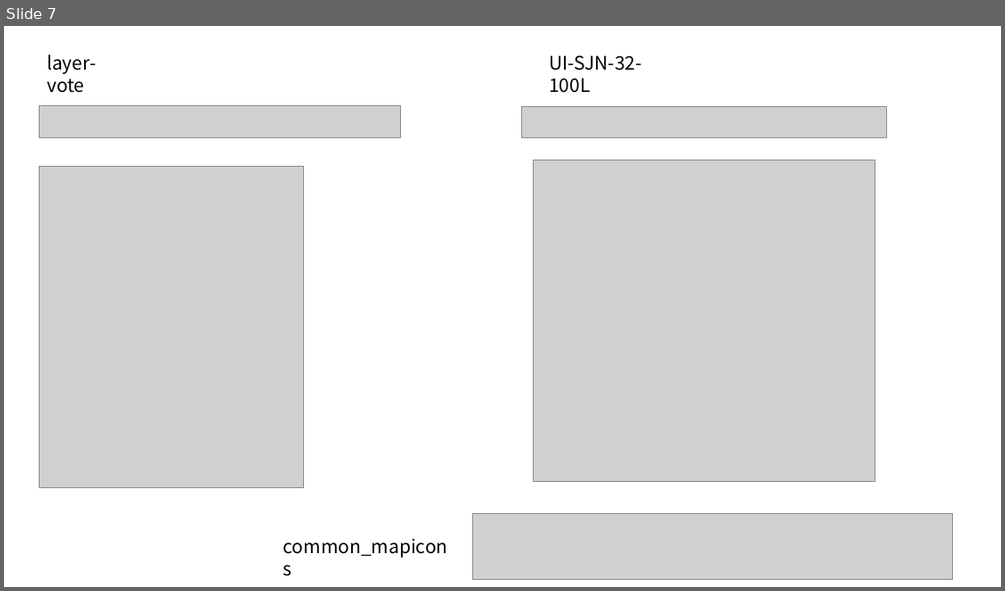
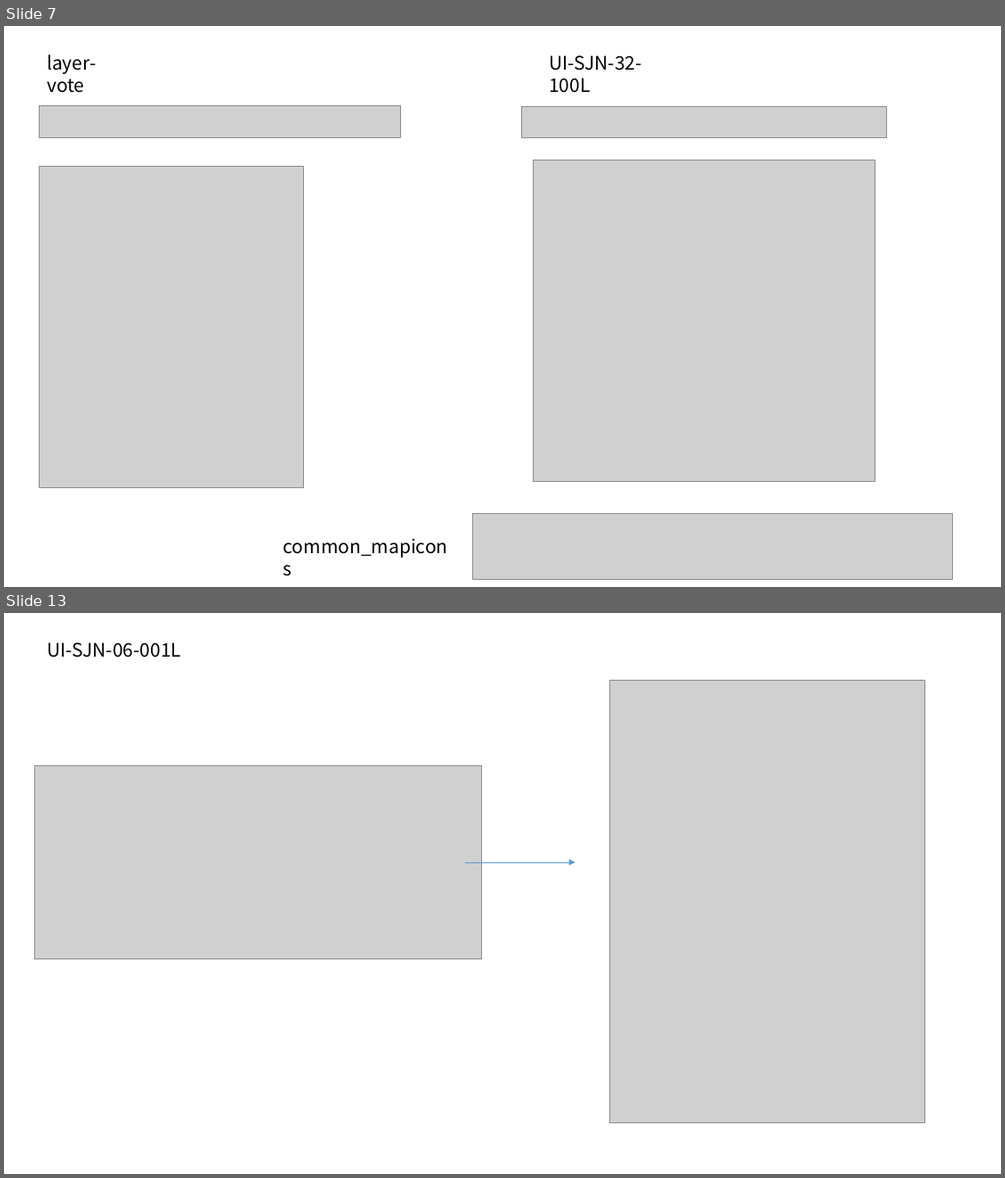
Before and after one commit to jeoungGyy/sejong, a slide deck: ppt/04-03.pptx. Shown one above the other, each under a label of ours: slide 7 before the commit, slides 7 and 13 after it; the slides between them are not shown. The pictures are 1005x591 and 1005x1178 pixels, drawn with LibreOffice and Linux fonts; fonts in the diff are those of the drawing; grey boxes stand for pictures. Boxes give left, top, right and bottom in pixels: in the first picture for what was removed or moved away, otherwise in the second. Text is boxed around its words. In the diff, an @@ line names an element or a change of style, - is before the commit and + after.

```diff
--- a/ppt/04-03.pptx
+++ b/ppt/04-03.pptx
@@ slide 13 added at (4, 613, 1001, 1174), background #FFFFFF @@
@@ text added at (47, 642, 181, 657), 18 pt, text #000000 @@
+UI-SJN-06-001L
@@ picture added at (610, 680, 924, 1123) @@
@@ picture added at (34, 765, 482, 958) @@
@@ arrow added from (465, 862) to (575, 862), #5B9BD5 0.5 pt @@
```
Also in this commit, not shown: 2 slides changed, 5 other slides added, 9 slides removed, 13 other files.
